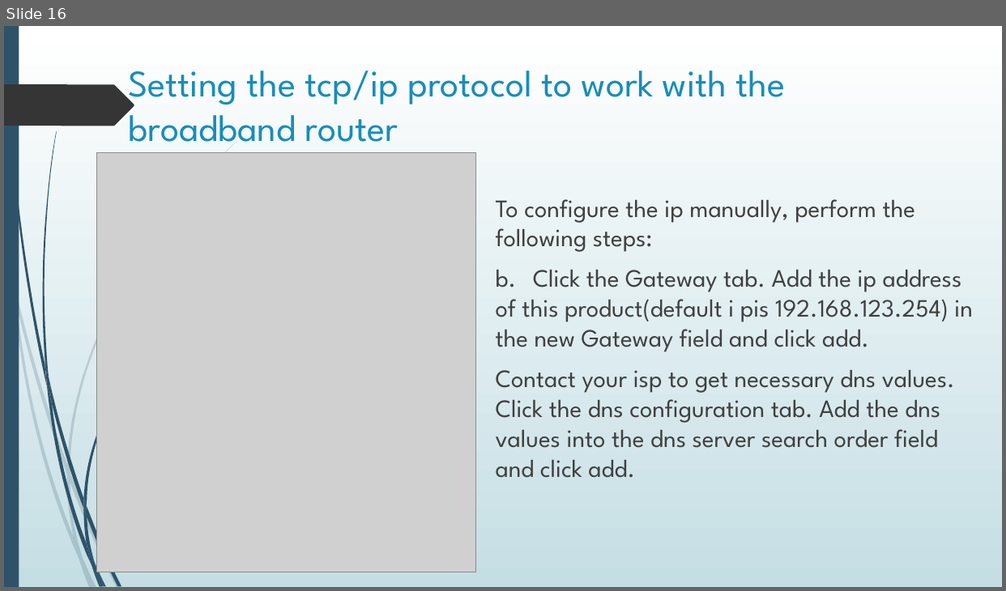
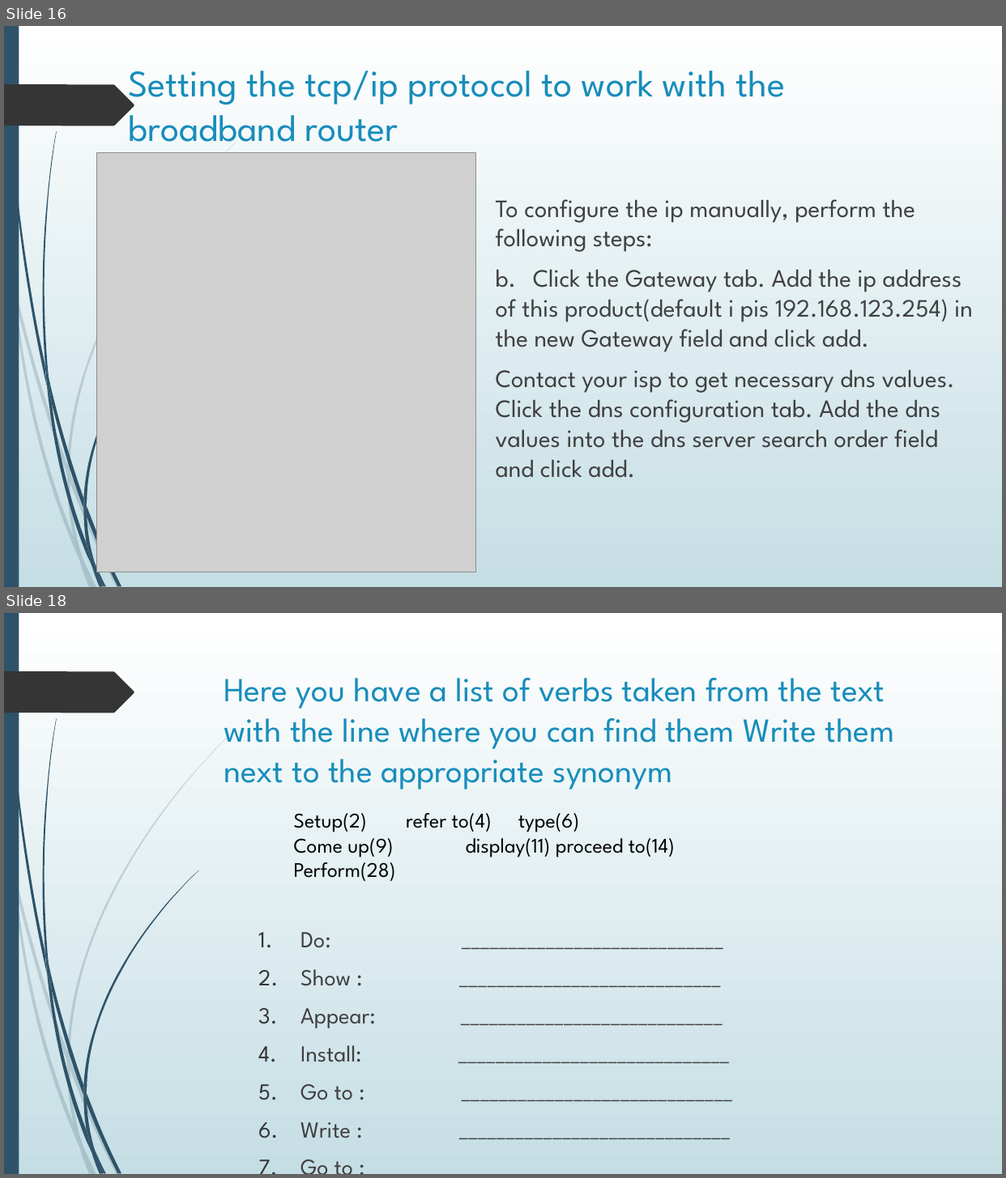
Before and after one commit to mxcat1/Archivos-Semestre5, a slide deck: COMUNICACION EMPRESARIAL/Broadband router user guide.pptx. Shown one above the other, each under a label of ours: slide 16 before the commit, slides 16 and 18 after it; the slides between them are not shown. The pictures are 1006x591 and 1006x1178 pixels, drawn with LibreOffice and Linux fonts; fonts in the diff are those of the drawing; grey boxes stand for pictures. Boxes give left, top, right and bottom in pixels: in the first picture for what was removed or moved away, otherwise in the second. Text is boxed around its words. In the diff, an @@ line names an element or a change of style, - is before the commit and + after.

```diff
--- a/COMUNICACION EMPRESARIAL/Broadband router user guide.pptx
+++ b/COMUNICACION EMPRESARIAL/Broadband router user guide.pptx
@@ slide 18 added at [4,613,1002,1174], background gradient #FFFFFF to #C5DEE5; not listed: 24 template elements that a slide beside it also shows @@
@@ title added at [224,678,895,790], 32.4 pt, text #178DBB @@
+Here you have a list of verbs taken from the text with the line where you can find them Write them next to the appropriate synonym
@@ text added at [294,813,675,881], 20 pt, text #000000 @@
+Setup(2) refer to(4) type(6)
+Come up(9) display(11) proceed to(14)
+Perform(28)
@@ text added at [300,932,376,1139], 22.1 pt, text #404040 @@
+1. Do: ____________________________
+2. Show : ____________________________
+3. Appear: ____________________________
+4. Install: _____________________________
+5. Go to : _____________________________
+6. Write : _____________________________
+7. Go to : _____________________________
```
Also in this commit, not shown: 2 other slides added, 5 other files.
